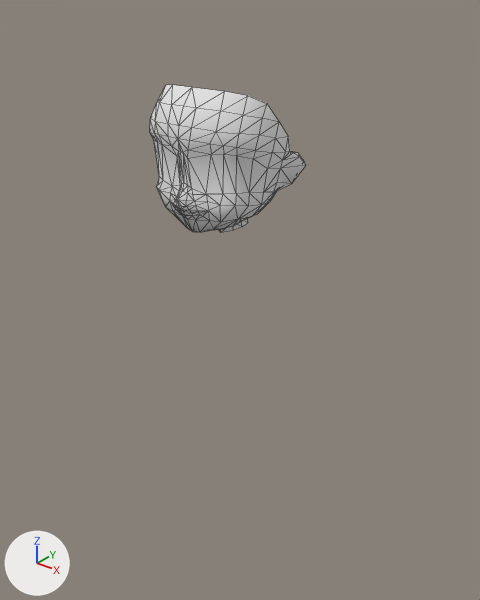
Renders of the glTF model game/assets/player/body/body_m.glb from each side of a commit.
Both versions are drawn from a 50 mm camera at (0.995, -1.257, 1.548) aimed at (-0.019, 0.011, 0.762). The lights are fixed; the arrows at lower left show +X, +Y and +Z. The picture after the commit comes second. Mesh edges are drawn as thin lines. Where no turn or scale is listed for an object, it has been applied to the vertices.

The first picture shows '#LFACE'.
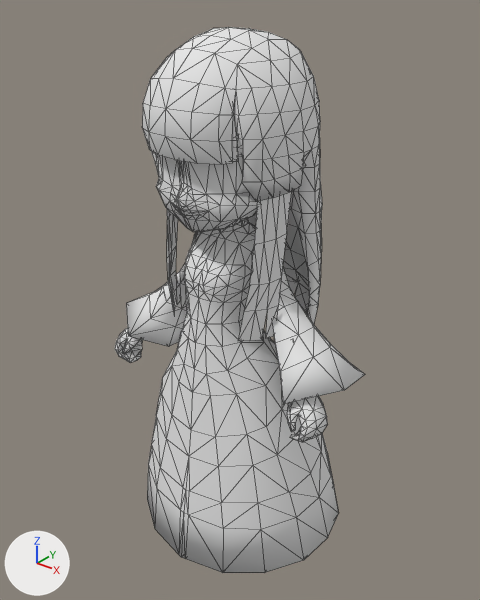
The newer file is also turned or shifted as a whole; pictures and numbers use the older file's frame.

The edits, one by one:
Material 'l1h07s01__1ddd18' (mat_l1h07s01__1ddd18) is new.
Its base color is (0.8, 0.8, 0.8) (white #e7e7e7).
Its roughness is 0.9.
Material 'g205as01b__9dc8fb' (mat_g205as01b__9dc8fb) is new.
Its base color is (0.8, 0.8, 0.8) (white #e7e7e7).
Its roughness is 0.9.
Mesh me_l107 is new.
It has 420 vertices, 714 faces and spans x -0.206..0.205, y -0.256..0.191, z 0.704..1.454.
It uses material mat_l1h07s01__1ddd18 (its picture is missing).
Mesh me_l205 is new.
It has 600 vertices, 1156 faces and spans x -0.37..0.37, y -0.274..0.287, z -0.001..1.036.
It uses material mat_g205as01b__9dc8fb (its picture is missing).
Object '#L107' (ob_l107) is new; it shows me_l107.
Its location is (0.0, -0.005, -0.004).
Object '#L205' (ob_l205) is new; it shows me_l205.
Its location is (0.0, -0.005, -0.004).

Where the change shows, as pixel boxes [x1, y1, x2, y2] in the pictures (480 x 600 px):
'#L205', added: after [115, 219, 365, 573]
'#L107', added: after [142, 27, 322, 341]
'#LFACE', unchanged, covered by the edit: before [150, 85, 306, 233]; after [156, 133, 306, 233]
